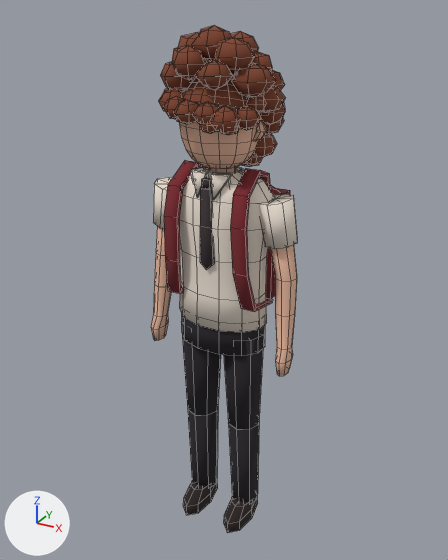
The Blender file assets/drafts/3d/lance.blend as it was, and as the next commit left it.
The view is the same before and after, from a 50 mm camera at (1.0, -1.8, 1.948) aimed at (-0.021, 0.056, 1.02). Every picture has the same lights, and +X, +Y and +Z are marked at lower left. The older version comes first. Mesh edges are drawn as thin lines.

The first picture shows 'Body', 'Hair', 'Head'.
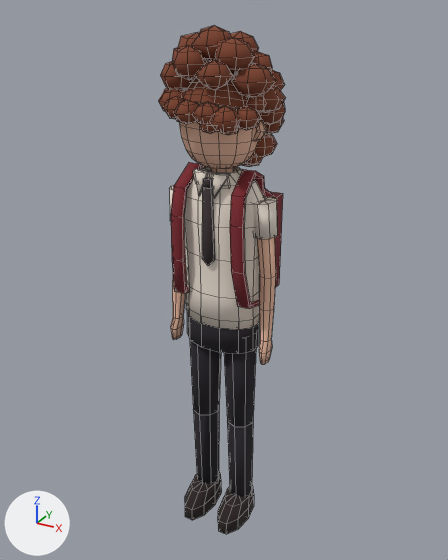
What differs and where, as boxes (x1, y1, x2, y2) in the pictures (448 x 560 px; the box of a moved part takes in the faces that stretch with it):
'Body', reshaped (22% narrower): before (151, 161, 297, 533); after (169, 162, 283, 534)
part 1 of me_body, moved or reshaped: before (190, 169, 209, 182); after (193, 169, 210, 184)
part 2 of me_body, moved or reshaped: before (193, 169, 206, 198); after (195, 169, 207, 196)
part 3 of me_body, moved or reshaped: before (212, 172, 231, 188); after (212, 172, 230, 189)
part 4 of me_body, moved or reshaped: before (211, 174, 232, 200); after (212, 173, 231, 199)
part 5 of me_body, moved or reshaped: before (202, 178, 212, 189); after (203, 177, 212, 188)
part 6 of me_body, moved or reshaped: before (200, 188, 214, 270); after (202, 187, 215, 266)
part 7 of me_body, added (red): after (259, 191, 283, 290)
part 8 of me_body, rebuilt: before (151, 226, 171, 341); after (170, 257, 187, 340)
part 9 of me_body, rebuilt (29% narrower): before (270, 245, 297, 376); after (257, 237, 276, 364)
part 10 of me_body, rebuilt: before (181, 320, 221, 487); after (189, 339, 221, 484)
part 11 of me_body, rebuilt (20% narrower, 6% shorter): before (224, 333, 264, 503); after (224, 338, 256, 497)
part 12 of me_body, rebuilt (11% narrower): before (164, 161, 208, 294); after (171, 162, 210, 293)
part 13 of me_body, rebuilt (16% narrower): before (230, 168, 272, 312); after (230, 169, 265, 309)
part 14 of me_body, rebuilt: before (224, 496, 258, 533); after (218, 486, 254, 534)
part 15 of me_body, rebuilt: before (183, 480, 218, 515); after (185, 472, 222, 520)
part 16 of me_body, rebuilt (mostly hidden): before (270, 185, 281, 195); after (265, 188, 275, 198)
part 17 of me_body, added (mostly hidden): after (169, 185, 174, 221)
part 18 of me_body, added (pale yellow): after (253, 197, 277, 239)
part 19 of me_body, moved or reshaped: before (153, 166, 297, 356); after (184, 167, 265, 354)

What changed in the scene script:
```text
Change me_body:
    remove me_body.from_pydata(...)  # 509 vertices, 571 faces; spans x -0.293..0.293, y -0.132..0.27, z 0.0..1.466
    add me_body.from_pydata(...)  # 517 vertices, 583 faces; spans x -0.21..0.21, y -0.142..0.25, z 0.0..1.461
    me_body part 1: the loose piece of 8 vertices spanning x -0.07..-0.01, y -0.086..-0.058, z 1.407..1.459 is scaled about its middle by (0.9, 1, 1), then moved by (0.004, 0.006, 0.0)
    me_body part 2: the loose piece of 6 vertices spanning x -0.075..-0.01, y -0.114..-0.06, z 1.375..1.458 is scaled about its middle by (0.859, 0.917, 0.963), then moved by (0.004, 0.006, 0.001)
    me_body part 3: the loose piece of 8 vertices spanning x 0.01..0.07, y -0.086..-0.058, z 1.407..1.459 is scaled about its middle by (0.9, 1, 1), then moved by (-0.004, 0.006, 0.0)
    me_body part 4: the loose piece of 6 vertices spanning x 0.01..0.075, y -0.114..-0.06, z 1.375..1.458 is scaled about its middle by (0.859, 0.917, 0.963), then moved by (-0.004, 0.006, 0.001)
    me_body part 5: the loose piece of 8 vertices spanning x -0.015..0.015, y -0.106..-0.086, z 1.41..1.44 is moved by (0.0, 0.008, 0.0)
    me_body part 6: the loose piece of 10 vertices spanning x -0.026..0.026, y -0.11..-0.098, z 1.125..1.41 is scaled about its middle by (0.886, 0.807, 0.961), then moved by (0.0, 0.009, 0.005)
    me_body part 7: a new loose piece, a box spanning x -0.13..0.13, y 0.095..0.225, z 0.97..1.33, in mat_bag (red #7e2830)
    me_body part 8: the loose piece of 50 vertices spanning x -0.293..-0.17, y -0.071..0.051, z 0.755..1.294 is rebuilt with 50 vertices and now spans x -0.21..-0.13, y -0.052..0.037, z 0.772..1.299
    me_body part 9: the loose piece of 50 vertices spanning x 0.17..0.293, y -0.071..0.051, z 0.755..1.294 is rebuilt with 50 vertices and now spans x 0.13..0.21, y -0.052..0.037, z 0.772..1.299
    me_body part 10: the loose piece of 33 vertices spanning x -0.17..-0.006, y -0.076..0.088, z 0.068..0.861 is rebuilt with 31 vertices and now spans x -0.14..-0.008, y -0.06..0.072, z 0.079..0.861
    me_body part 11: the loose piece of 33 vertices spanning x 0.006..0.17, y -0.076..0.088, z 0.068..0.861 is rebuilt with 31 vertices and now spans x 0.008..0.14, y -0.06..0.072, z 0.079..0.861
    me_body part 12: the loose piece of 32 vertices spanning x -0.176..-0.079, y -0.126..0.123, z 0.971..1.466 is rebuilt with 32 vertices and now spans x -0.155..-0.069, y -0.111..0.113, z 0.972..1.461
    me_body part 13: the loose piece of 32 vertices spanning x 0.079..0.176, y -0.126..0.123, z 0.971..1.466 is rebuilt with 32 vertices and now spans x 0.069..0.155, y -0.111..0.113, z 0.972..1.461
    me_body part 14: the loose piece of 26 vertices spanning x 0.046..0.15, y -0.132..0.108, z 0.0..0.085 is rebuilt with 32 vertices and now spans x 0.022..0.138, y -0.142..0.102, z 0.0..0.1
    me_body part 15: the loose piece of 26 vertices spanning x -0.15..-0.046, y -0.132..0.108, z 0.0..0.085 is rebuilt with 32 vertices and now spans x -0.138..-0.022, y -0.142..0.102, z 0.0..0.1
    me_body part 16: the loose piece of 18 vertices spanning x -0.15..0.15, y 0.105..0.245, z 1.34..1.37 is rebuilt with 18 vertices and now spans x -0.13..0.13, y 0.095..0.225, z 1.33..1.36
    me_body part 17: a new loose piece of 18 vertices spanning x -0.21..-0.112, y -0.046..0.047, z 1.243..1.368, in mat_shirt (pale yellow #efe4d7)
    me_body part 18: a new loose piece of 18 vertices spanning x 0.112..0.21, y -0.046..0.047, z 1.243..1.368, in mat_shirt (pale yellow #efe4d7)
    me_body part 19: 152 vertices removed from x -0.282..0.282, y -0.108..0.245, z 0.8..1.452; 108 vertices added at x -0.155..0.155, y -0.091..0.097, z 0.8..1.452
    other edits to the shape of me_body do not show in these pictures
```
